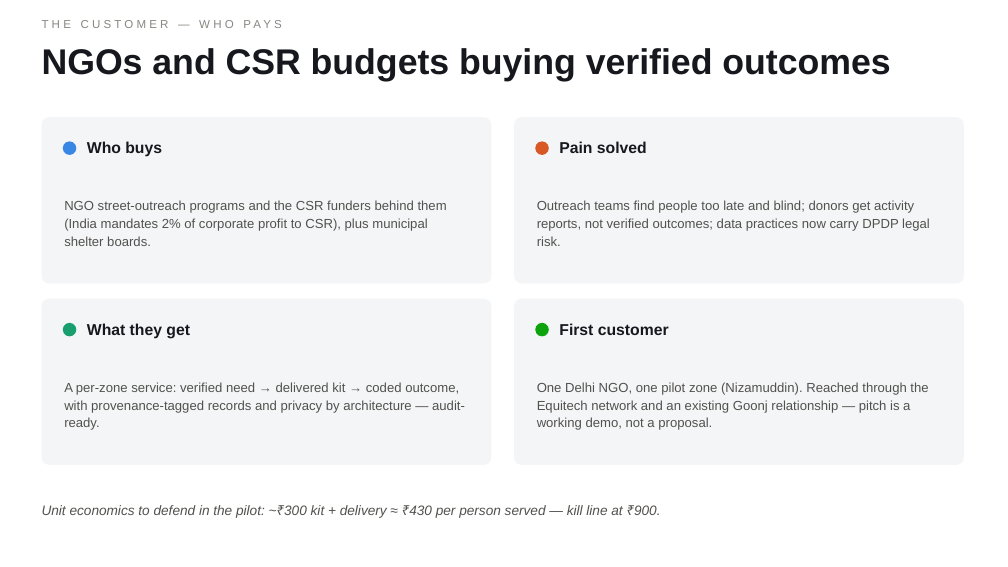
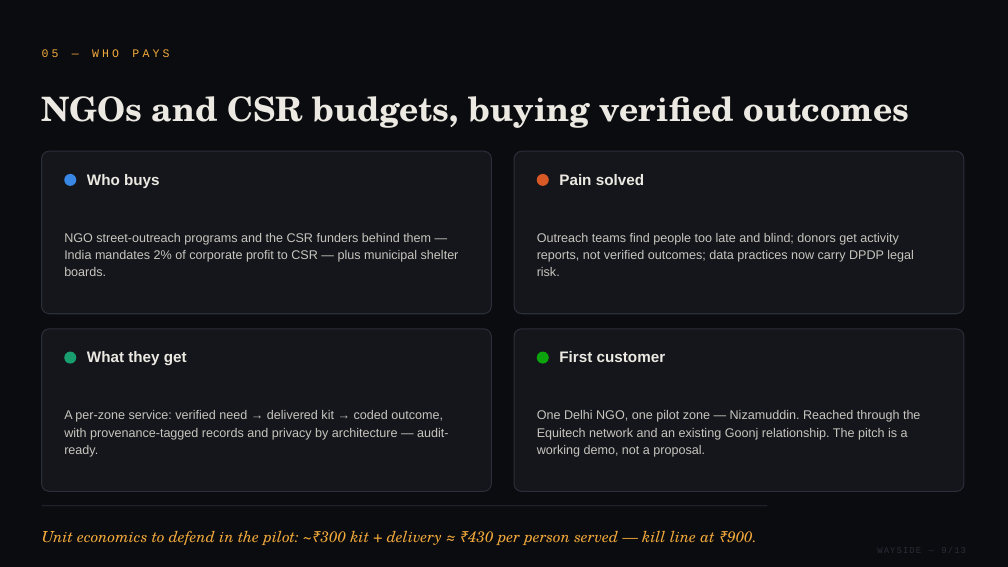
Before and after one commit to Rustom1234/register, a slide deck: slide 9 of research/pitch/wayside-kxic-pitch.pptx (slide 6 before the commit). Drawn at 1008x567 pixels with LibreOffice and Linux fonts; fonts in the diff are those of the drawing. Boxes give left, top, right and bottom in pixels: in the first picture for what was removed or moved away, otherwise in the second. Text is boxed around its words. In the diff, an @@ line names an element or a change of style, - is before the commit and + after.

```diff
--- a/research/pitch/wayside-kxic-pitch.pptx
+++ b/research/pitch/wayside-kxic-pitch.pptx
@@ background #FFFFFF to #0B0C10 @@
@@ text at (x1=42, y1=49, x2=169, y2=57): text changed; font Arial to Courier New; text colour #898781 to #F2A93B @@
-THE CUSTOMER — WHO PAYS
+05 — WHO PAYS
@@ text at (x1=42, y1=96, x2=910, y2=128): text changed; size 34 to 32 pt; font Arial to TeX Gyre Schola; text colour #16181D to #ECE9E2 @@
-NGOs and CSR budgets buying verified outcomes
+NGOs and CSR budgets, buying verified outcomes
@@ rounded rectangle resized from (x1=42, y1=117, x2=492, y2=284) to (x1=42, y1=151, x2=492, y2=314) @@
@@ 2 texts, 2 ellipses moved together from (x1=63, y1=141, x2=647, y2=157) to (x1=64, y1=174, x2=644, y2=188) @@
@@ fill #F4F5F7 to #14161C; outline none to #2A2E38 1 pt; proportions changed in 4 elements at (x1=42, y1=329, x2=492, y2=492), (x1=514, y1=329, x2=964, y2=492), (x1=42, y1=151, x2=492, y2=314), (x1=514, y1=151, x2=964, y2=314) @@
@@ rounded rectangle resized from (x1=514, y1=117, x2=964, y2=284) to (x1=514, y1=151, x2=964, y2=314) @@
@@ size 15 to 14.5 pt, text colour #16181D to #ECE9E2 in 4 elements at (x1=87, y1=351, x2=187, y2=365), (x1=559, y1=351, x2=666, y2=362), (x1=87, y1=174, x2=160, y2=188), (x1=559, y1=174, x2=644, y2=185) @@
@@ text "Outreach teams find people too ..." at (x1=537, y1=233, x2=914, y2=276): size 12.5 to 12 pt, text colour #52514E to #C8C5BD; line spacing 17pt to 16.5pt @@
@@ text at (x1=64, y1=233, x2=459, y2=276): text changed; size 12.5 to 12 pt; text colour #52514E to #C8C5BD @@
-NGO street-outreach programs and the CSR funders behind them (India mandates 2% of corporate profit to CSR), plus municipal shelter boards.
+NGO street-outreach programs and the CSR funders behind them — India mandates 2% of corporate profit to CSR — plus municipal shelter boards.
@@ 4 texts, 2 ellipses, 2 rounded rectangles moved together from (x1=42, y1=200, x2=964, y2=465) to (x1=42, y1=233, x2=964, y2=492) @@
@@ text "A per-zone service: verified need ..." at (x1=64, y1=410, x2=448, y2=457): size 12.5 to 12 pt, text colour #52514E to #C8C5BD; line spacing 17pt to 16.5pt @@
@@ text at (x1=537, y1=410, x2=920, y2=457): text changed; size 12.5 to 12 pt; text colour #52514E to #C8C5BD @@
-One Delhi NGO, one pilot zone (Nizamuddin). Reached through the Equitech network and an existing Goonj relationship — pitch is a working demo, not a proposal.
+One Delhi NGO, one pilot zone — Nizamuddin. Reached through the Equitech network and an existing Goonj relationship. The pitch is a working demo, not a proposal.
@@ line added from (42, 506) to (768, 506), #2A2E38 0.75 pt @@
@@ text "Unit economics to defend in ..." moved from (x1=42, y1=505, x2=661, y2=518) to (x1=42, y1=530, x2=757, y2=545) @@
@@ text "Unit economics to defend in ..." at (x1=42, y1=530, x2=757, y2=545): size 13 to 14.5 pt, font Arial to TeX Gyre Schola, text colour #52514E to #F2A93B @@
```
Also in this commit, not shown: 6 other slides changed, 6 slides added, 2 slides removed, 9 other files.
